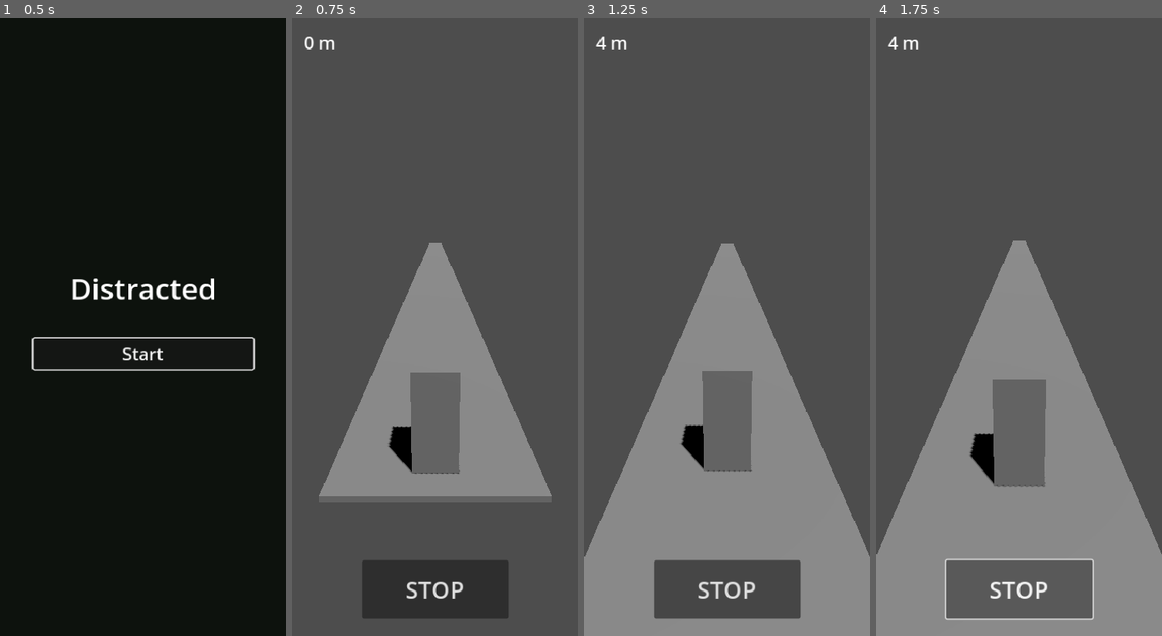
Above: before the commit, frames 1-4 (left to right).
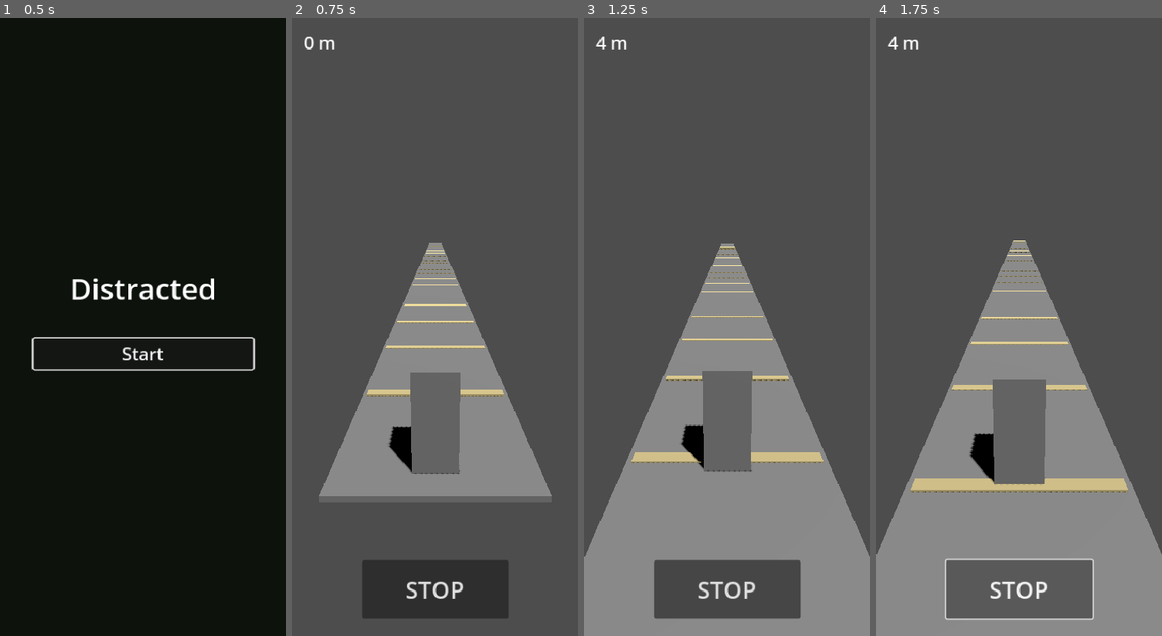
Above: after the commit, the same moments.

Repository: dzieciol-kamil/distracted
Game: Godot game, scene res://scenes/ui/main_menu.tscn
The game is run twice, just before and just after one commit, with the same random seed, the same clock (stepped at 60 frames per second) and the same inputs.
Inputs:
- Up to frame 1 (0.5 s): no input
- Up to frame 2 (0.75 s): click "Start" at 0.5 s
- Up to frame 3 (1.25 s): no input
- Up to frame 4 (1.75 s): click "STOP" at 1.25 s

Frame 1 is identical in both runs. In frame 2, 0.8% of the frame differs, in the area x 25-75%, y 36-62%; in frame 3, 1.4%; in frame 4, 2.2%, in the area x 12-89%, y 36-77%.

Commit message:
fix(visuals,balance): path stripes + slower tractor
Playtest revealed two issues:

1. Path appeared to 'reset' periodically. Two causes addressed:
   - Chunks were featureless gray boxes (no motion reference for
     the eye). Added 4 light-tan transverse stripes per chunk
     every 4 units. Reads as dirt-track markings, gives clear
     forward motion cue.
   - Recycle threshold was +15 behind player which sometimes
     recycled chunks while still marginally in camera view.
     Bumped to +25 (RECYCLE_BEHIND_PLAYER constant).

2. Tractor crossed the path before the player could reach it.
   Lateral speed 4 u/s gave a 1.6s on-path window; player at
   6 u/s walks LOOKAHEAD (12-15) in 2.0-2.5s — always missing.
   Reduced to 1.5 u/s → 2.4s on-path window, player arrives
   inside the window.

Co-Authored-By: Claude Sonnet 4.6 <noreply@anthropic.com>

Diff:
--- a/src/scripts/game/chunk_manager.gd
+++ b/src/scripts/game/chunk_manager.gd
@@ -3,6 +3,9 @@
 const CHUNK_LENGTH: float = 20.0
 const ACTIVE_CHUNKS: int = 6
 const POOL_SIZE: int = 10
+const RECYCLE_BEHIND_PLAYER: float = 25.0
+const STRIPE_INTERVAL: float = 4.0
+const STRIPE_COLOR: Color = Color(0.85, 0.78, 0.55)
 
 @onready var _player: Node3D = get_parent().get_parent().get_node("Player")
 
@@ -24,7 +27,7 @@
 		return
 	var player_z: float = _player.global_position.z
 	for chunk in _active.duplicate():
-		if chunk.position.z > player_z + 15.0:
+		if chunk.position.z > player_z + RECYCLE_BEHIND_PLAYER:
 			_recycle(chunk)
 			_spawn_chunk()
 
@@ -43,11 +46,27 @@
 	_pool.append(chunk)
 
 func _make_chunk() -> Node3D:
-	var mesh_instance: MeshInstance3D = MeshInstance3D.new()
-	var box: BoxMesh = BoxMesh.new()
-	box.size = Vector3(3.6, 0.1, CHUNK_LENGTH)
-	mesh_instance.mesh = box
-	mesh_instance.position = Vector3(0, -0.05, -CHUNK_LENGTH / 2.0)
 	var root: Node3D = Node3D.new()
-	root.add_child(mesh_instance)
+
+	var path_mesh: MeshInstance3D = MeshInstance3D.new()
+	var path_box: BoxMesh = BoxMesh.new()
+	path_box.size = Vector3(3.6, 0.1, CHUNK_LENGTH)
+	path_mesh.mesh = path_box
+	path_mesh.position = Vector3(0, -0.05, -CHUNK_LENGTH / 2.0)
+	root.add_child(path_mesh)
+
+	var stripe_box: BoxMesh = BoxMesh.new()
+	stripe_box.size = Vector3(3.4, 0.04, 0.3)
+	var stripe_material: StandardMaterial3D = StandardMaterial3D.new()
+	stripe_material.albedo_color = STRIPE_COLOR
+	stripe_box.material = stripe_material
+
+	var z: float = -STRIPE_INTERVAL
+	while z > -CHUNK_LENGTH:
+		var stripe: MeshInstance3D = MeshInstance3D.new()
+		stripe.mesh = stripe_box
+		stripe.position = Vector3(0, 0.01, z)
+		root.add_child(stripe)
+		z -= STRIPE_INTERVAL
+
 	return root
--- a/src/scripts/hazards/tractor.gd
+++ b/src/scripts/hazards/tractor.gd
@@ -2,7 +2,7 @@
 
 signal cleared(node: Node3D)
 
-const LATERAL_SPEED: float = 4.0
+const LATERAL_SPEED: float = 1.5
 const PATH_HALF_WIDTH: float = 1.8
 
 var _direction: float = 1.0
